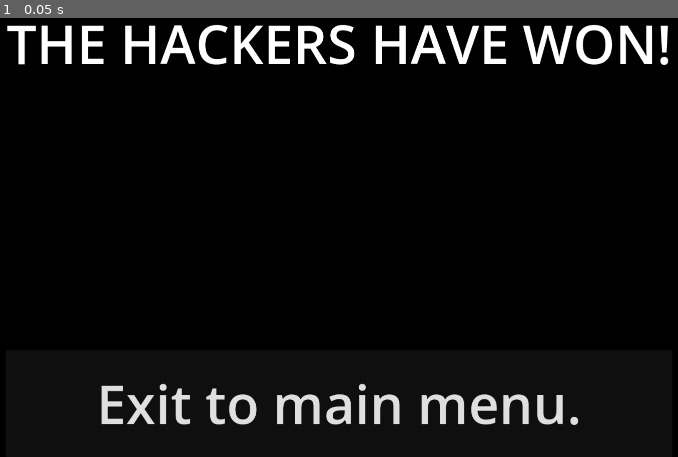
Above: before the commit, frame 1.
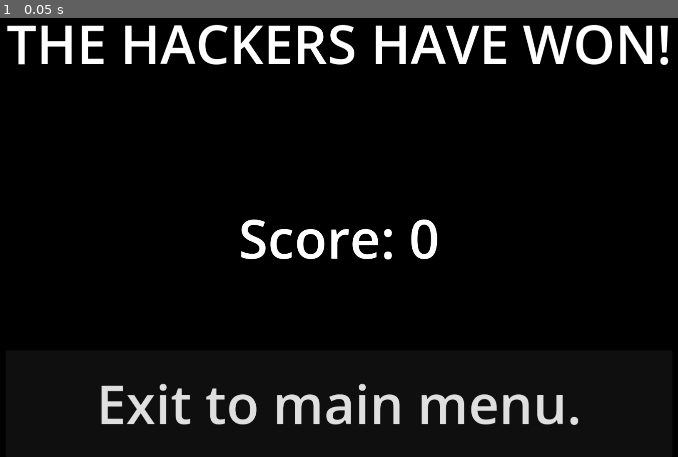
Above: after the commit, the same moment.

Repository: Charles-Dea/zoom-whack-a-mole
Game: Godot game, scene res://GameOver.tscn
The game is run twice, just before and just after one commit, with the same random seed, the same clock (stepped at 60 frames per second) and the same inputs. This scene is started directly instead of the project's main scene.
Inputs:
- Up to frame 1 (0.05 s): no input

The runs differ from the first frame. In frame 1, 0.9% of the frame differs, in the area x 35-65%, y 45-56%.

Commit message:
added game over screen

Diff:
--- a/GameOver.tscn
+++ b/GameOver.tscn
@@ -1,7 +1,8 @@
-[gd_scene load_steps=3 format=3 uid="uid://dbq5wjhc2eefg"]
+[gd_scene load_steps=4 format=3 uid="uid://dbq5wjhc2eefg"]
 
 [ext_resource type="Texture2D" uid="uid://dtir648uas1yt" path="res://black.png" id="1_a1htc"]
 [ext_resource type="Script" uid="uid://8hffwqfw1b6" path="res://exit.gd" id="2_eksk4"]
+[ext_resource type="Script" uid="uid://bnc1uy04wt7xx" path="res://label_2.gd" id="3_eksk4"]
 
 [node name="Control" type="Control"]
 layout_mode = 3
@@ -44,3 +45,20 @@
 theme_override_font_sizes/font_size = 128
 text = "Exit to main menu."
 script = ExtResource("2_eksk4")
+
+[node name="Label2" type="Label" parent="."]
+layout_mode = 1
+anchors_preset = 8
+anchor_left = 0.5
+anchor_top = 0.5
+anchor_right = 0.5
+anchor_bottom = 0.5
+offset_left = -756.0
+offset_top = -71.0
+offset_right = 757.0
+offset_bottom = 100.0
+grow_horizontal = 2
+grow_vertical = 2
+theme_override_font_sizes/font_size = 128
+horizontal_alignment = 1
+script = ExtResource("3_eksk4")
--- /dev/null
+++ b/label_2.gd
@@ -0,0 +1,3 @@
+extends Label
+func _ready():
+	text='Score: '+str(Globals.score)
--- a/main_scene.gd
+++ b/main_scene.gd
@@ -124,6 +124,7 @@
 	if elapsedTime >= till_next_user:
 		elapsedTime = fmod(elapsedTime, till_next_user)
 		generate_user()
+	Globals.score+=delta*50
 
 func _on_left_button_pressed() -> void:
 	current_page -= 1
--- a/scripts/Globals.gd
+++ b/scripts/Globals.gd
@@ -20,6 +20,8 @@
 const userCameraOnInMin: int = 3
 const userCameraOnInMax: int = 20
 const userCameraOnChance: float = .2
+
+@export var score = 0
 
 func adjustSpawnFreqBy(currentMin: float, currentMax: float, pctStep: float) -> Array[float]:
 	return [currentMin + (minSpawnFreq - currentMin) * pctStep, currentMax + (minSpawnFreq - currentMax) * pctStep]
@@ -83,3 +85,5 @@
 	else:
 		push_error("Cannot open directory: " + path)
 	return files
+func endGame():
+	get_tree().change_scene_to_file('res://GameOver.tscn')
--- a/scripts/ZoomUser.gd
+++ b/scripts/ZoomUser.gd
@@ -105,7 +105,4 @@
 		if not cameraOff:
 			deathProgress = (elapsedTime / timeToDeath) * 100
 			if deathProgress >= 100:
-				endGame()
-
-	func endGame():
-		pass
+				Globals.endGame()
Not shown: 1 places in Title.tscn that only renumber resources
Not shown, added: label_2.gd.uid
